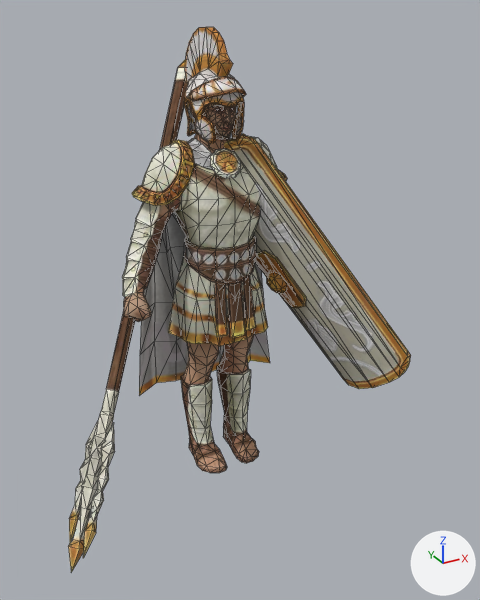
What one commit did to the glTF model public/assets/unit-models/240-destroyerhero.glb.
Rendered twice from a 50 mm lens placed at (-1.45, -2.86, 2.36), pointed at (0.05, -0.13, 1.0). Lighting does not change. The marker at lower right points along +X, +Y and +Z. The picture after the commit comes second. Mesh edges are drawn as thin lines. Vertices at exactly the same position are counted once.
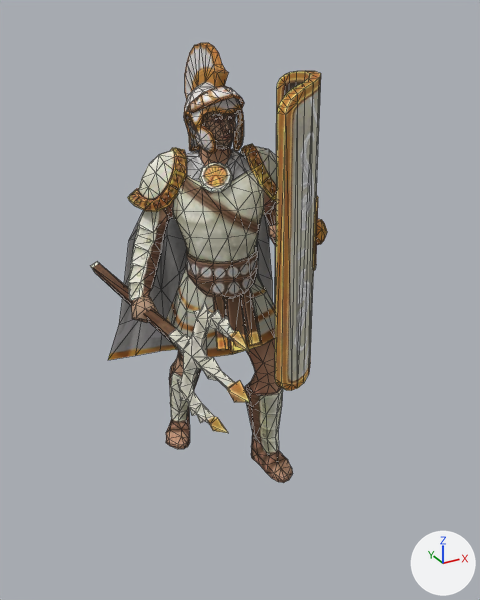
Diff of the bpy script that builds the scene:
```diff
--- a/public/assets/unit-models/240-destroyerhero.glb.py
+++ b/public/assets/unit-models/240-destroyerhero.glb.py
@@ me_mesh_0 @@
-me_mesh_0.from_pydata(...)  # 1547 vertices, 2868 faces; spans x -1.05..0.81, y -0.71..0.58, z 0.01..2.28
+me_mesh_0.from_pydata(...)  # 1547 vertices, 2868 faces; spans x -0.57..0.59, y -1.21..1.29, z 0.01..2.22
+# me_mesh_0 part 1: the loose piece of 8 vertices spanning x -0.04..0.04, y -0.21..-0.14, z 0.83..1.13 is multiplied about its middle by the matrix ((0.913, 0.283, 0.068), (-0.289, 0.857, 0.317), (0.033, -0.323, 0.901)), then moved by (-0.04, -0.07, -0.04)
+# me_mesh_0 part 2: the loose piece of 8 vertices spanning x 0.04..0.11, y -0.2..-0.12, z 0.85..1.15 is multiplied about its middle by the matrix ((0.918, 0.301, 0.074), (-0.305, 0.838, 0.38), (0.054, -0.383, 0.888)), then moved by (-0.04, -0.09, -0.03)
+# me_mesh_0 part 3: the loose piece of 8 vertices spanning x -0.11..-0.04, y -0.2..-0.12, z 0.85..1.15 is multiplied about its middle by the matrix ((0.928, 0.285, 0.028), (-0.284, 0.903, 0.215), (0.037, -0.213, 0.947)), then moved by (-0.03, -0.05, -0.05)
+# me_mesh_0 part 4: the loose piece of 20 vertices spanning x -0.08..0.08, y -0.13..-0.03, z 1.63..1.76 is multiplied about its middle by the matrix ((0.883, 0.469, -0.02), (-0.468, 0.883, 0.031), (0.032, -0.018, 0.999)), then moved by (-0.06, -0.01, -0.06)
+# me_mesh_0 part 5: the loose piece of 73 vertices spanning x -0.42..-0.13, y -0.08..0.21, z 1.52..1.8 is multiplied about its middle by the matrix ((0.97, 0.236, -0.056), (-0.241, 0.964, -0.114), (0.027, 0.124, 0.992)), then moved by (0.01, 0.09, -0.05)
+# me_mesh_0 part 6: the loose piece of 73 vertices spanning x 0.13..0.42, y -0.08..0.21, z 1.52..1.8 is multiplied about its middle by the matrix ((0.964, 0.264, 0.023), (-0.264, 0.964, -0.034), (-0.031, 0.027, 0.999)), then moved by (-0.01, -0.11, -0.04)
+# me_mesh_0 part 7: the loose piece of 185 vertices spanning x -0.13..0.13, y -0.14..0.3, z 1.79..2.28 is multiplied about its middle by the matrix ((1.0, 0.025, -0.003), (-0.024, 0.988, 0.155), (0.007, -0.155, 0.988)), then moved by (0.0, 0.02, -0.07)
+# me_mesh_0 part 8: the loose piece of 34 vertices spanning x -0.14..0.13, y -0.19..0.03, z 1.98..2.09 is multiplied about its middle by the matrix ((1.0, 0.025, -0.003), (-0.024, 0.988, 0.155), (0.007, -0.155, 0.988)), then moved by (0.0, 0.02, -0.04)
+# me_mesh_0 part 9: the loose piece of 122 vertices spanning x -1.05..0.08, y -0.7..0.5, z 0.13..2.13 is multiplied about its middle by the matrix ((0.877, -0.461, -0.131), (0.32, 0.359, 0.877), (-0.358, -0.811, 0.462)), then moved by (0.1, 0.13, -0.12)
+# me_mesh_0 part 10: the loose piece of 68 vertices spanning x -0.03..0.81, y -0.71..0.58, z 0.37..1.81 is multiplied about its middle by the matrix ((-0.808, -0.563, -0.176), (0.371, -0.717, 0.59), (-0.458, 0.411, 0.788)), then moved by (-0.07, -0.13, 0.26)
+# me_mesh_0 part 11: the loose piece of 20 vertices spanning x 0.22..0.4, y -0.26..0.09, z 0.87..1.22 is multiplied about its middle by the matrix ((-0.808, -0.563, -0.176), (0.371, -0.717, 0.59), (-0.458, 0.411, 0.788)), then moved by (0.1, -0.16, 0.3)
+# me_mesh_0 part 12: the loose piece of 25 vertices spanning x 0.25..0.34, y -0.15..-0.01, z 0.97..1.1 is multiplied about its middle by the matrix ((-0.808, -0.563, -0.176), (0.371, -0.717, 0.59), (-0.458, 0.411, 0.788)), then moved by (0.13, -0.18, 0.31)
+# me_mesh_0 part 13: 903 of 1547 vertices moved; they spanned x -0.57..0.57, y -0.18..0.37, z 0.01..2.09 and now span x -0.49..0.59, y -0.42..0.66, z 0.01..2.03; mean shift (-0.01, -0.01, -0.02); largest move (0.57, -0.11, 1.04) -> (0.18, -0.41, 1.42)
 me_mesh_0.materials.append(mat_material_0)
```

Boxes [x1, y1, x2, y2] around the edits, measured in the pictures (480 x 600 px; the box of a moved part takes in the faces that stretch with it):
'Mesh_0', reshaped (31% narrower, 19% shorter): before [68, 27, 411, 572]; after [90, 43, 327, 483]
part 1 of me_mesh_0, moved or reshaped: before [228, 282, 245, 338]; after [225, 295, 247, 352]
part 2 of me_mesh_0, moved or reshaped: before [243, 275, 255, 330]; after [241, 288, 260, 346]
part 3 of me_mesh_0, moved or reshaped: before [215, 282, 227, 336]; after [213, 296, 228, 351]
part 4 of me_mesh_0, moved or reshaped: before [210, 149, 240, 179]; after [199, 163, 233, 192]
part 5 of me_mesh_0, moved or reshaped: before [132, 140, 194, 205]; after [128, 148, 187, 212]
part 6 of me_mesh_0, moved or reshaped (mostly hidden before): before [241, 134, 287, 181]; after [241, 144, 277, 202]
part 7 of me_mesh_0, moved or reshaped: before [184, 27, 244, 144]; after [184, 43, 244, 154]
part 8 of me_mesh_0, moved or reshaped: before [189, 76, 246, 101]; after [187, 86, 244, 113]
part 9 of me_mesh_0, moved or reshaped: before [68, 59, 187, 572]; after [90, 262, 249, 433]
part 10 of me_mesh_0, moved or reshaped: before [224, 136, 411, 389]; after [275, 71, 321, 391]
part 11 of me_mesh_0, moved or reshaped: before [255, 251, 306, 308]; after [312, 196, 318, 271]
part 12 of me_mesh_0, moved or reshaped: before [267, 272, 287, 294]; after [316, 219, 327, 245]
part 13 of me_mesh_0, moved or reshaped: before [122, 104, 270, 473]; after [108, 112, 293, 483]
